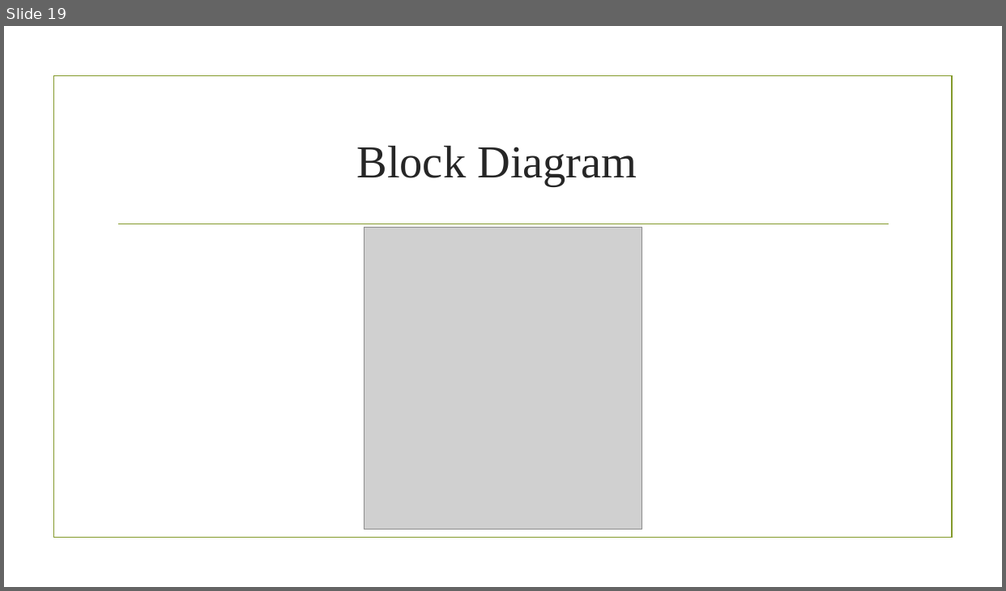
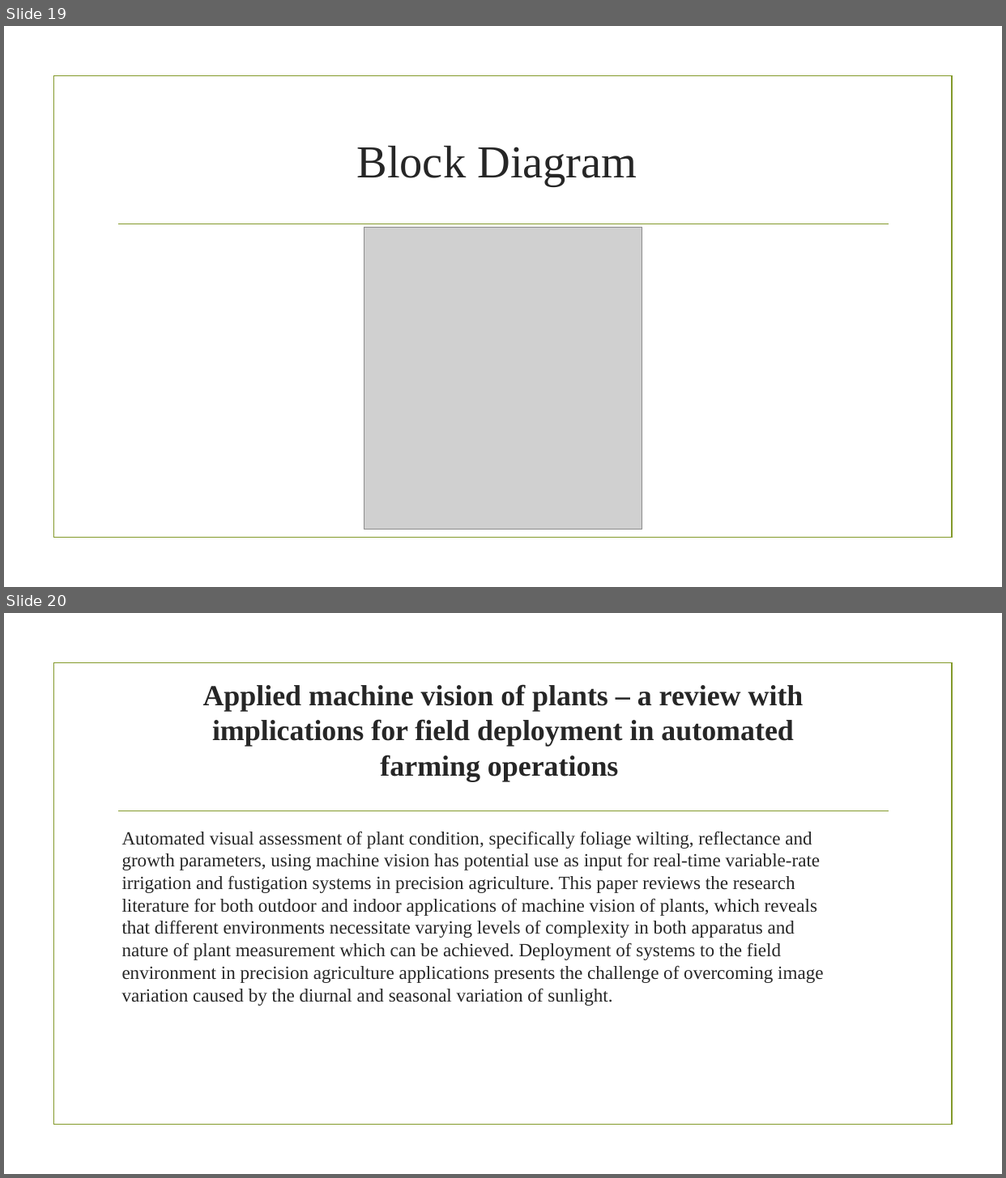
Before and after one commit to aminabyaneh/smart-greenhouse, a slide deck: docs/slides/Smart_Greenhouse_NO1.pptx. Shown one above the other, each under a label of ours: slide 19 before the commit, slides 19 and 20 after it. The pictures are 1006x591 and 1006x1178 pixels, drawn with LibreOffice and Linux fonts; fonts in the diff are those of the drawing; grey boxes stand for pictures; background and template pictures are left out. Boxes give left, top, right and bottom in pixels: in the first picture for what was removed or moved away, otherwise in the second. Text is boxed around its words. In the diff, an @@ line names an element or a change of style, - is before the commit and + after.

```diff
--- a/docs/slides/Smart_Greenhouse_NO1.pptx
+++ b/docs/slides/Smart_Greenhouse_NO1.pptx
@@ slide 20 added at (4, 613, 1002, 1174), background picture (left out); not listed: 2 template elements that a slide beside it also shows @@
@@ title added at (203, 684, 803, 781), 28 pt, text #262626, bold @@
+Applied machine vision of plants – a review with
+implications for field deployment in automated
+farming operations
@@ text added at (122, 831, 823, 1006), 18 pt, text #262626 @@
+Automated visual assessment of plant condition, specifically foliage wilting, reflectance and
+growth parameters, using machine vision has potential use as input for real-time variable-rate
+irrigation and fustigation systems in precision agriculture. This paper reviews the research
+literature for both outdoor and indoor applications of machine vision of plants, which reveals
+that different environments necessitate varying levels of complexity in both apparatus and
+nature of plant measurement which can be achieved. Deployment of systems to the field
+environment in precision agriculture applications presents the challenge of overcoming image
+variation caused by the diurnal and seasonal variation of sunlight.
```
Also in this commit, not shown: 14 other slides added, 2 other files.
